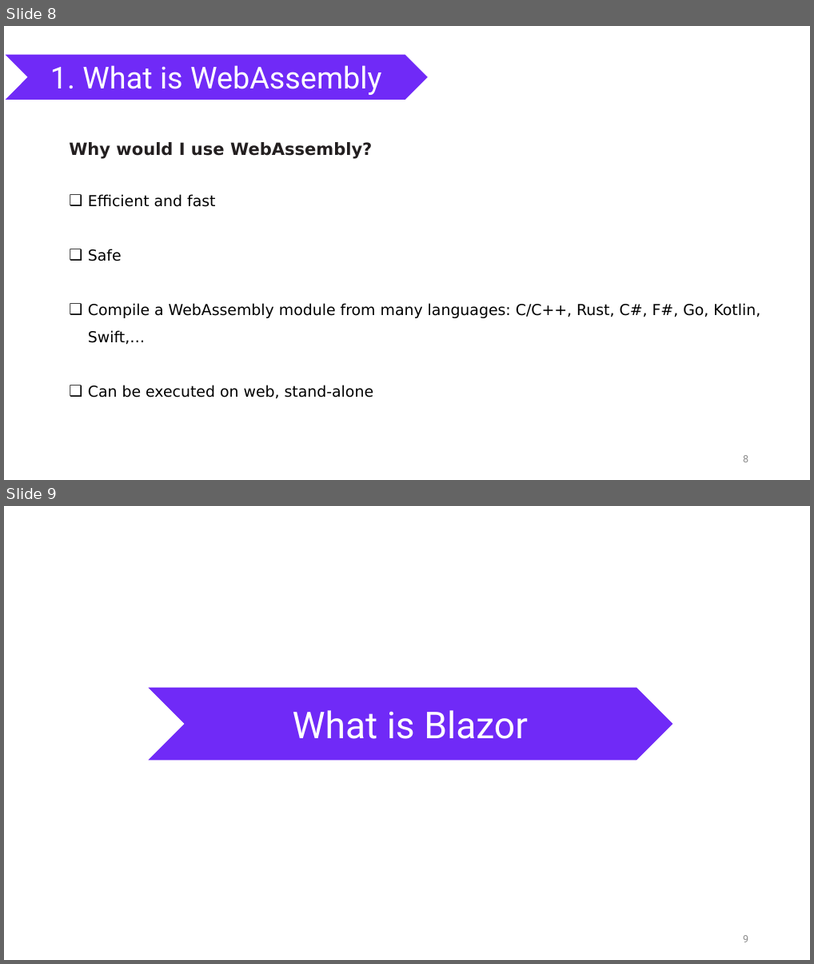
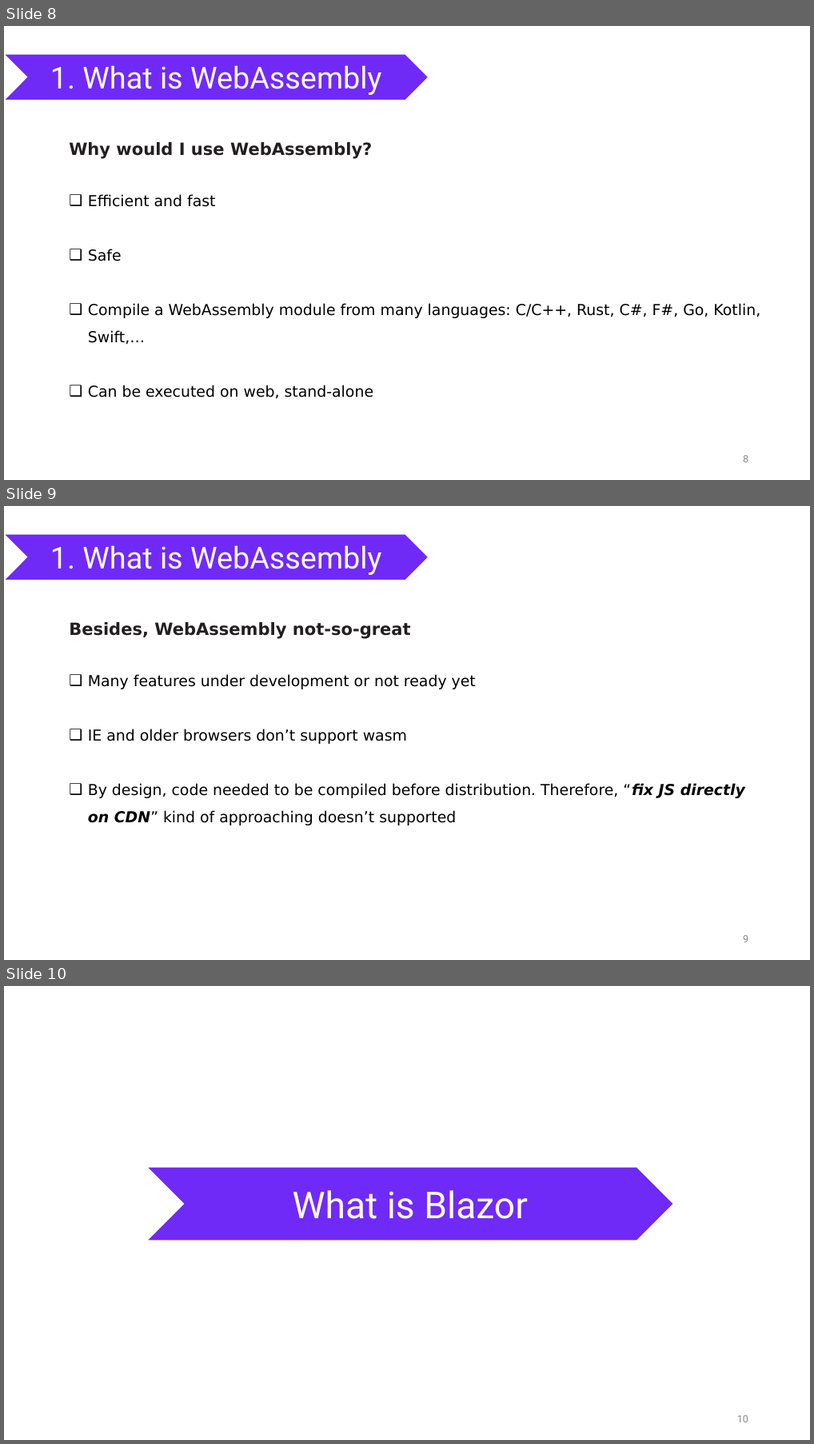
Before and after one commit to nguyenhoanthienit/blazor, a slide deck: Documents/seminar.pptx. Shown one above the other, each under a label of ours: slides 8 and 9 before the commit, slides 8, 9 and 10 after it. The pictures are 814x964 and 814x1444 pixels, drawn with LibreOffice and Linux fonts; fonts in the diff are those of the drawing. Boxes give left, top, right and bottom in pixels: in the first picture for what was removed or moved away, otherwise in the second. Text is boxed around its words. In the diff, an @@ line names an element or a change of style, - is before the commit and + after.

```diff
--- a/Documents/seminar.pptx
+++ b/Documents/seminar.pptx
@@ slide 9 added at (x1=4, y1=506, x2=810, y2=960), background #FFFFFF @@
@@ chevron added at (x1=4, y1=535, x2=429, y2=580), fill #702AF7, outline #FFFFFF 1 pt, 36 pt, text #FFFFFF @@
+1. What is WebAssembly
@@ text added at (x1=69, y1=622, x2=411, y2=639), 20 pt, text #231F20, bold @@
+Besides, WebAssembly not-so-great
@@ text added at (x1=88, y1=674, x2=746, y2=825), 18 pt, text #000000 @@
+❑ Many features under development or not ready yet
+❑ IE and older browsers don’t support wasm
+❑ By design, code needed to be compiled before distribution. Therefore, “fix JS directly on CDN” kind of approaching doesn’t supported
@@ page number added at (x1=743, y1=935, x2=749, y2=942), 12 pt, text #8C8C8C @@
+9
@@ what was slide 9 is now slide 10 @@
@@ page number at (x1=738, y1=1415, x2=749, y2=1422): text changed @@
-9
+10
```
Also in this commit, not shown: 1 slide changed, 5 other files.
